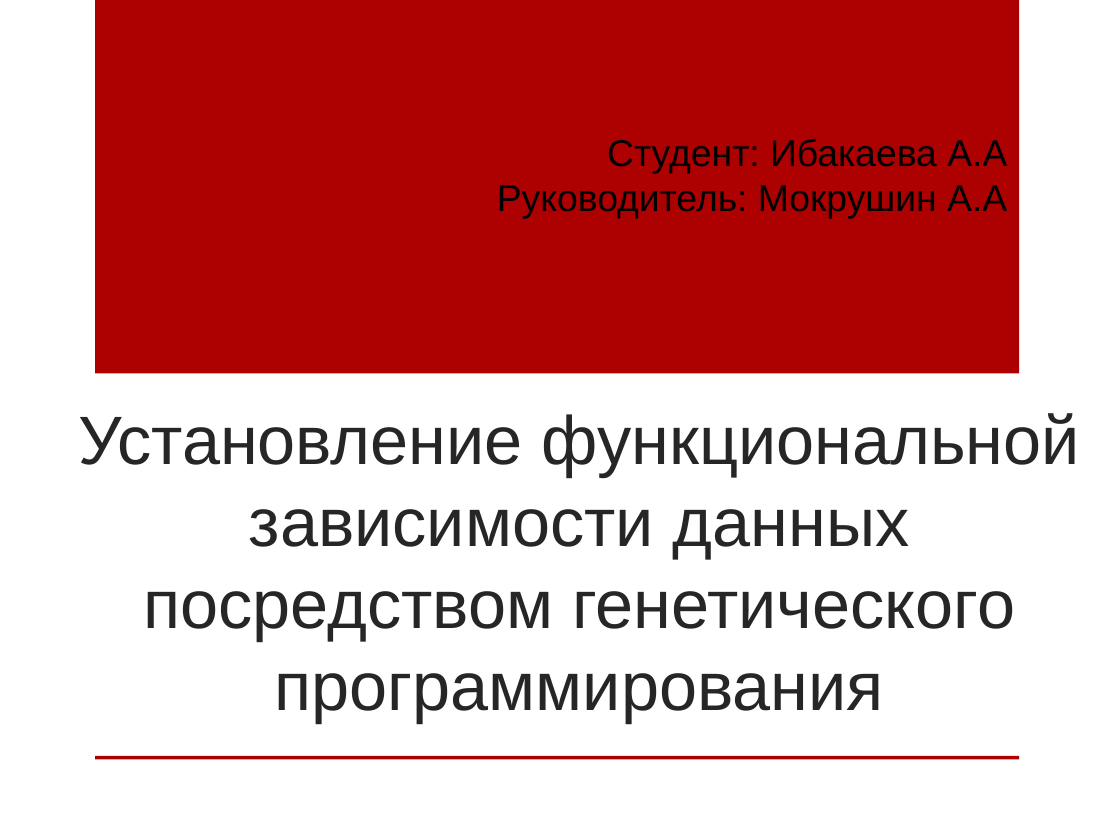
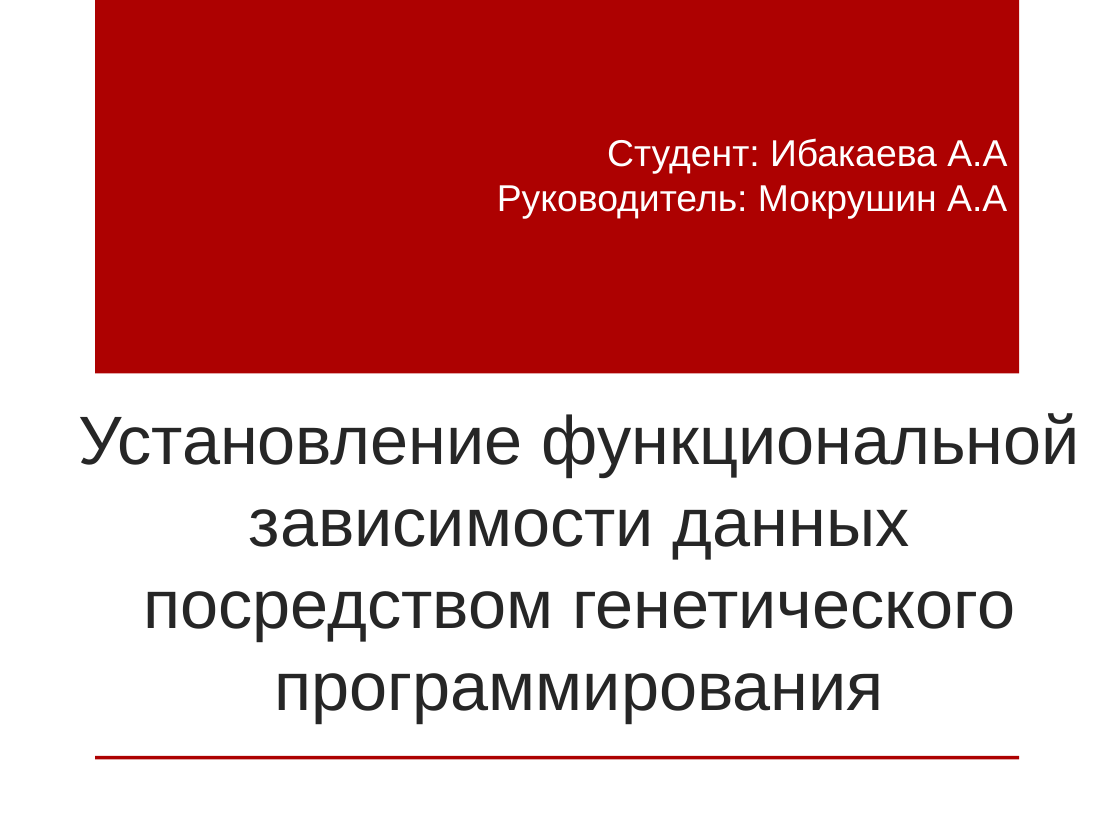
Before and after one commit to AnnaIbakaeva/Genetic, a slide deck: slide 1 of Ибакаева.pptx. Drawn at 1120x840 pixels with LibreOffice and Linux fonts; fonts in the diff are those of the drawing; background and template pictures are left out. Boxes give left, top, right and bottom in pixels: in the first picture for what was removed or moved away, otherwise in the second. Text is boxed around its words. In the diff, an @@ line names an element or a change of style, - is before the commit and + after.

```diff
--- a/Ибакаева.pptx
+++ b/Ибакаева.pptx
@@ text "Студент: Ибакаева А.А" at (497,138,1007,219): text colour #000000 to #FFFFFF @@
```
Also in this commit, not shown: 3 other slides changed, 4 other files.
